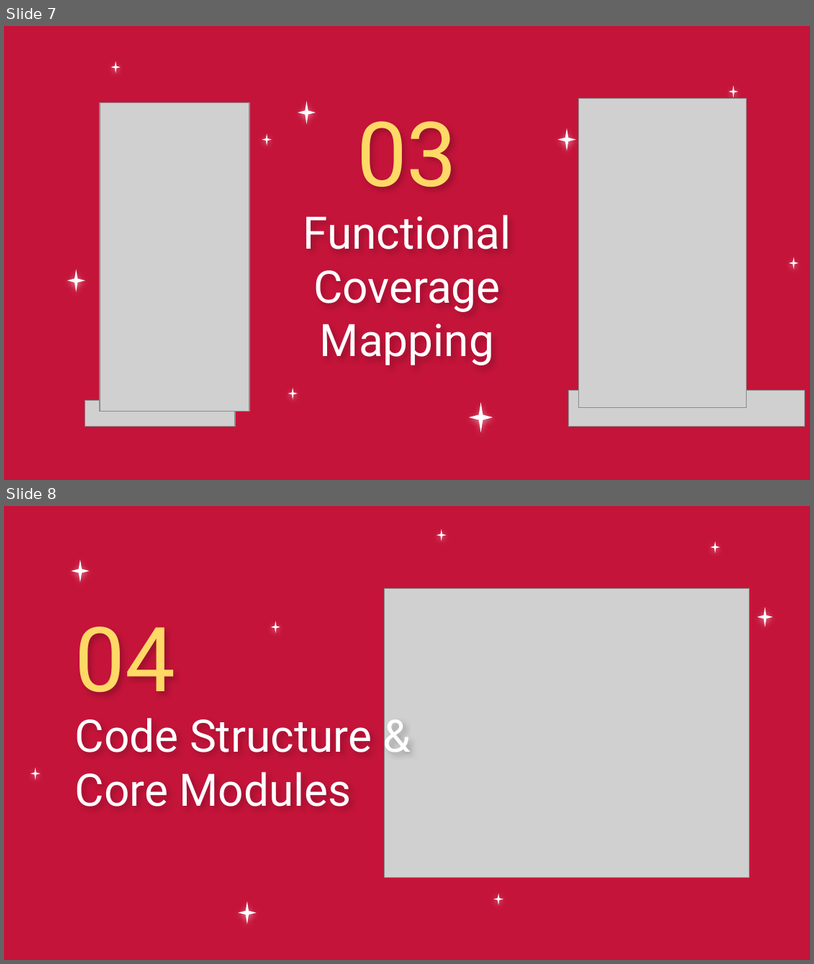
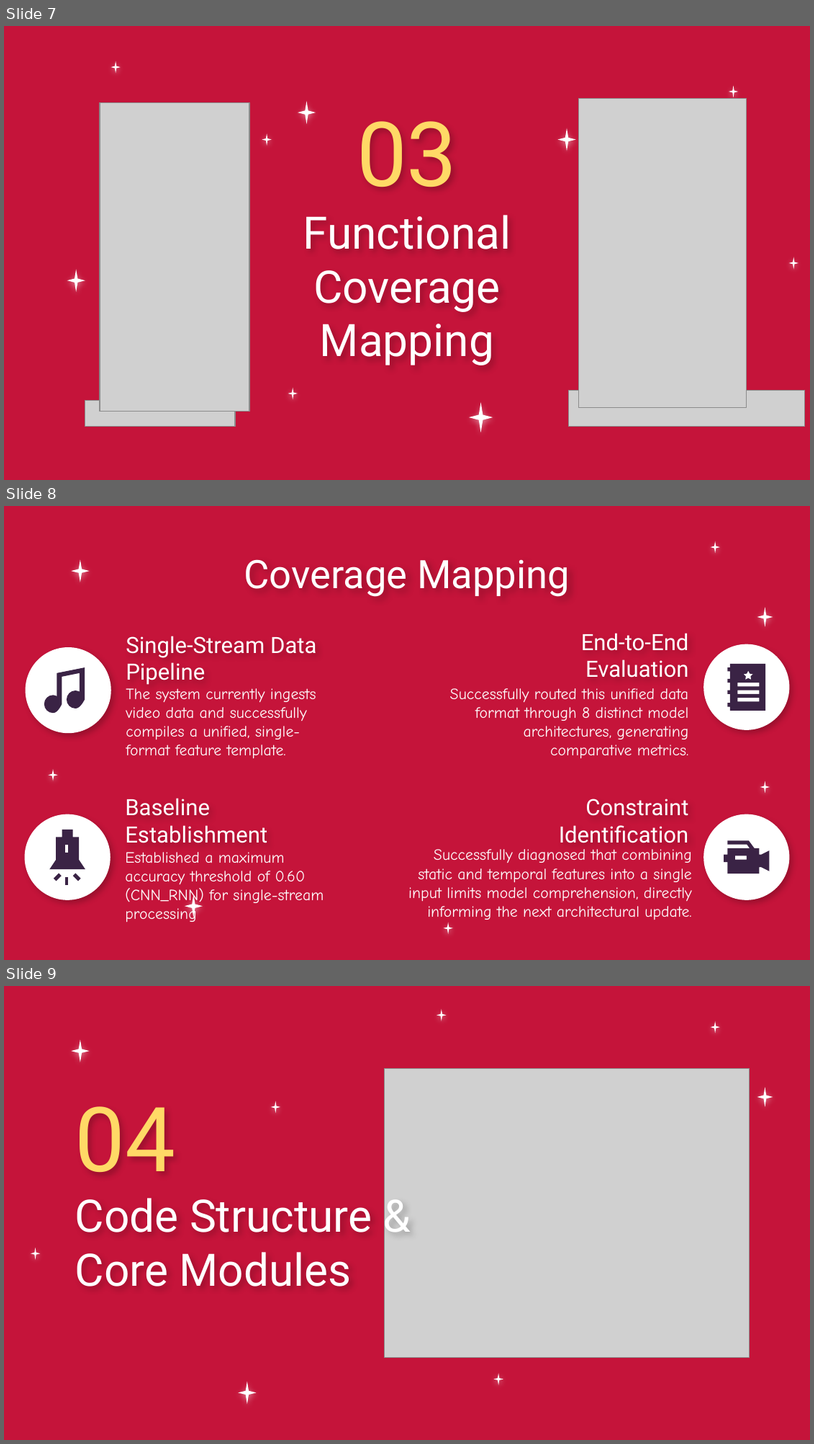
Before and after one commit to MiraPhilip12/Graduation_Project_ESLSCA, a slide deck: Milestone 4/Graduation_Project_Milestone4.pptx. Shown one above the other, each under a label of ours: slides 7 and 8 before the commit, slides 7, 8 and 9 after it. The pictures are 814x964 and 814x1444 pixels, drawn with LibreOffice and Linux fonts; fonts in the diff are those of the drawing; grey boxes stand for pictures; background and template pictures are left out. Boxes give left, top, right and bottom in pixels: in the first picture for what was removed or moved away, otherwise in the second. Text is boxed around its words. In the diff, an @@ line names an element or a change of style, - is before the commit and + after.

```diff
--- a/Milestone 4/Graduation_Project_Milestone4.pptx
+++ b/Milestone 4/Graduation_Project_Milestone4.pptx
@@ slide 8 added at (x1=4, y1=506, x2=810, y2=960), background picture (left out); not listed: 3 template elements that a slide beside it also shows @@
@@ title added at (x1=244, y1=559, x2=570, y2=597), 35 pt, text #FFFFFF @@
+Coverage Mapping
@@ title added at (x1=581, y1=633, x2=689, y2=677), 20 pt, text #FFFFFF @@
+End-to-End Evaluation
@@ ellipse added at (x1=25, y1=647, x2=111, y2=733), fill #FFFFFF @@
@@ title added at (x1=126, y1=636, x2=316, y2=685), 20 pt, text #FFFFFF @@
+Single-Stream Data Pipeline
@@ ellipse added at (x1=704, y1=644, x2=790, y2=729), fill #FFFFFF @@
@@ freeform shape added at (x1=44, y1=667, x2=85, y2=713), fill #3A2345 @@
@@ freeform shape added at (x1=728, y1=663, x2=766, y2=710), fill #3A2345 @@
@@ subtitle added at (x1=126, y1=688, x2=316, y2=759), 14 pt, text #FFFFFF @@
+The system currently ingests video data and successfully compiles a unified, single-format feature template.
@@ subtitle added at (x1=450, y1=688, x2=689, y2=759), 14 pt, text #FFFFFF @@
+Successfully routed this unified data format through 8 distinct model architectures, generating comparative metrics.
@@ title added at (x1=125, y1=798, x2=268, y2=843), 20 pt, text #FFFFFF @@
+Baseline Establishment
@@ title added at (x1=559, y1=798, x2=689, y2=843), 20 pt, text #FFFFFF @@
+Constraint Identification
@@ ellipse added at (x1=25, y1=814, x2=111, y2=900), fill #FFFFFF @@
@@ ellipse added at (x1=704, y1=814, x2=790, y2=900), fill #FFFFFF @@
@@ subtitle added at (x1=409, y1=849, x2=692, y2=919), 14 pt, text #FFFFFF @@
+Successfully diagnosed that combining static and temporal features into a single input limits model comprehension, directly informing the next architectural update.
@@ freeform shape added at (x1=724, y1=841, x2=769, y2=874), fill #3A2345 @@
@@ subtitle added at (x1=125, y1=852, x2=324, y2=922), 14 pt, text #FFFFFF @@
+Established a maximum accuracy threshold of 0.60 (CNN_RNN) for single-stream processing
@@ group added at (x1=50, y1=829, x2=85, y2=885): 4 freeform shapes @@
@@ group added at (x1=49, y1=769, x2=770, y2=934): 4 stars @@
@@ what was slide 8 is now slide 9 @@
```
Also in this commit, not shown: 3 slides changed, 4 other slides added, 5 slides removed, 1 other file.
